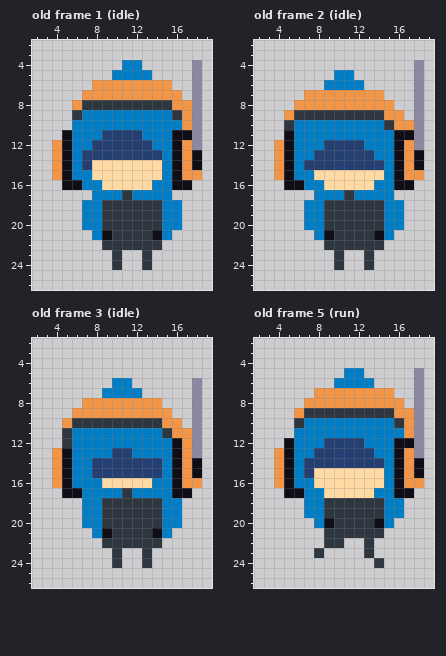
Pixel-art file, stored at art/hacker.ase. This is how it looked before the edit.
24x32 pixels, 12 frames. Shown: old frame 1 (idle): x 2..19, y 2..26; old frame 2 (idle): x 2..19, y 2..26; old frame 3 (idle): x 2..19, y 2..26; old frame 5 (run): x 2..19, y 2..26. The commit also changed other frames, which this record leaves out.
Once edited:
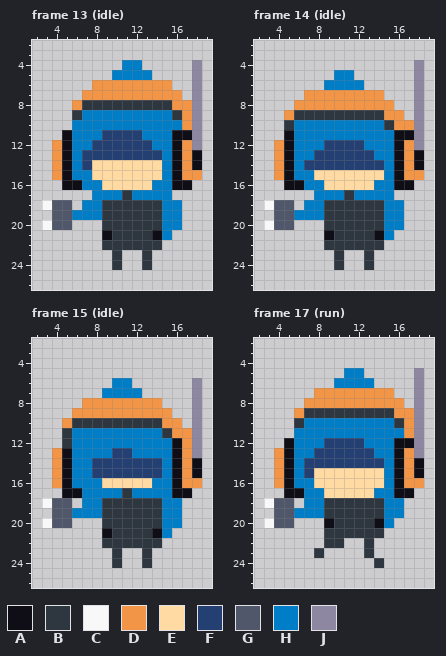
Palette (. is transparent): A #0f0e17  B #2e3740  C #f8f8f8  D #f29546  E #ffdaa2  F #243f72  G #50576b  H #007dc7  J #8d87a2
A new or re-ordered frame is compared with the old frame closest to it.
The commit says: More glow! and tasers
Changes in this commit:
frames 12 -> 24
layer "Taser" added
Frame 13 (idle) is new; against old frame 1 (idle), layers "Taser", "Layer 1":
y 18: x 3..5 ... -> CGG
y 19: x 4..6 ... -> GGH
y 20: x 3..5 ... -> CGG; x 7..8 HH -> ..
y 21: x 8 H -> .
Frame 14 (idle) is new; against old frame 2 (idle), layers "Taser", "Layer 1": the same change as frame 13 (idle)
Frame 15 (idle) is new; against old frame 3 (idle), layers "Taser", "Layer 1": the same change as frame 13 (idle)
Frame 17 (run) is new; against old frame 5 (run), layers "Taser", "Layer 1":
y 18: x 3..5 ... -> CGG
y 19: x 4..6 ... -> GGH
y 20: x 3..5 ... -> CGG; x 8 H -> .
